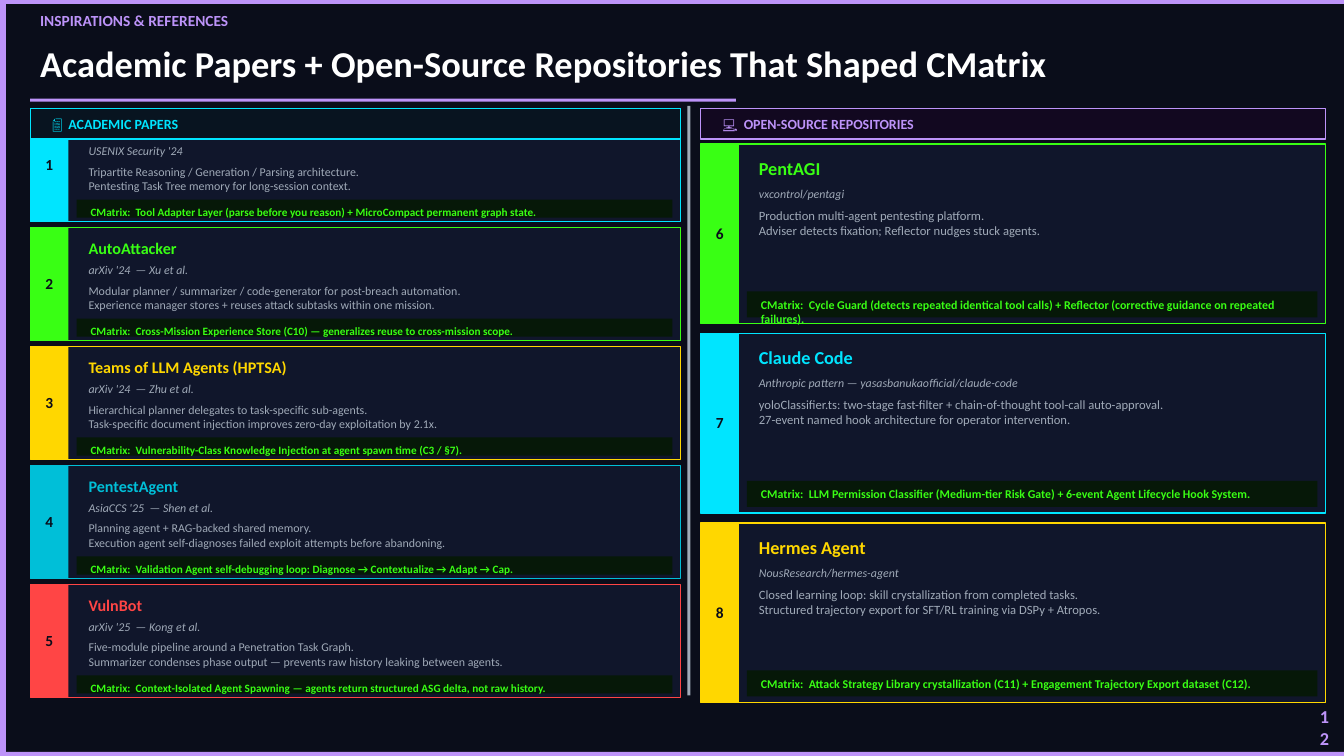
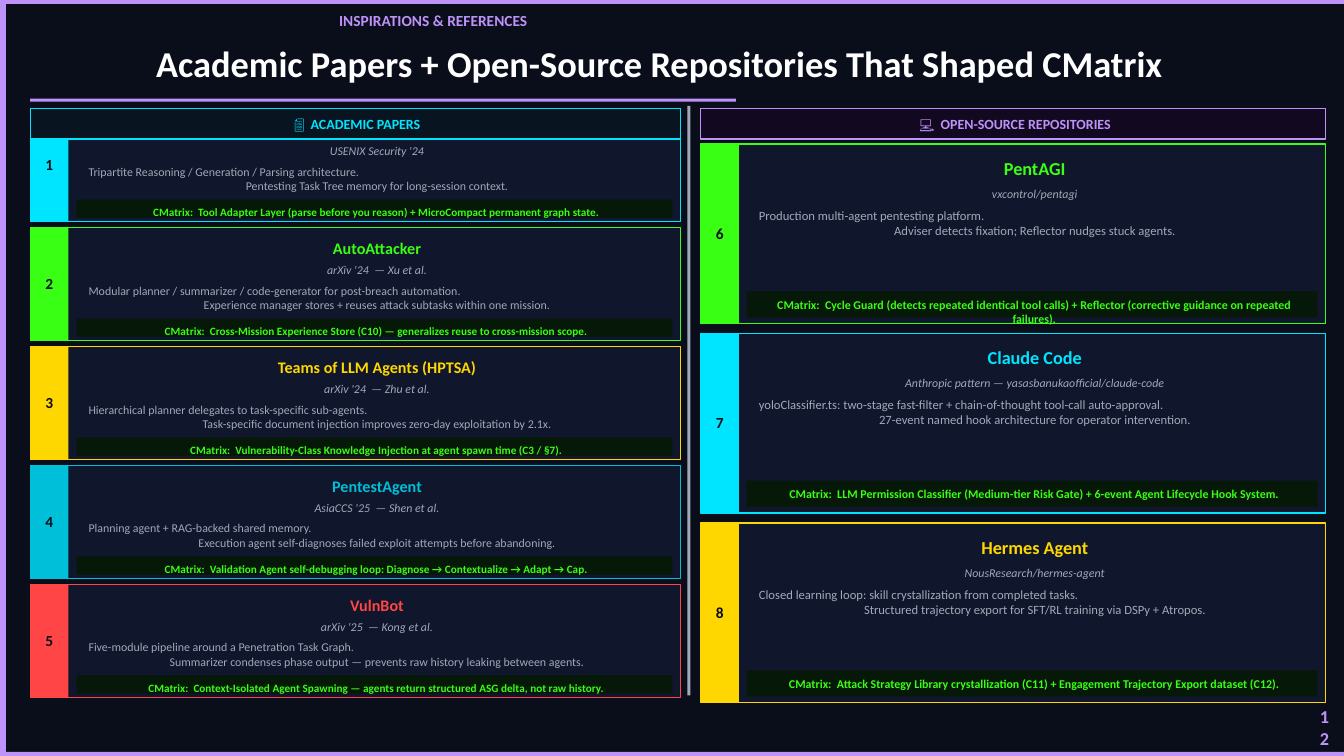
Before and after one commit to nishan-paul-2022/cmatrix-agentic-red-team, a slide deck: slide 12 of paper-research/academic-context/ppt-build/CMatrix_Presentation.pptx. Drawn at 1344x756 pixels with LibreOffice and Linux fonts; fonts in the diff are those of the drawing. Boxes give left, top, right and bottom in pixels: in the first picture for what was removed or moved away, otherwise in the second. Text is boxed around its words. In the diff, an @@ line names an element or a change of style, - is before the commit and + after.

Commit message:
refactor: centralize presentation styling into shared palette and standardize slide generation logic

```diff
--- a/paper-research/academic-context/ppt-build/CMatrix_Presentation.pptx
+++ b/paper-research/academic-context/ppt-build/CMatrix_Presentation.pptx
@@ alignment left to centre in 36 elements at (339,16,527,26), (156,51,1162,83), (338,123,415,140), (330,147,424,157), (89,168,508,192), (153,208,599,218), (333,242,421,254), (327,266,427,274), (89,287,550,311), (165,327,587,337), (278,361,476,376), (324,385,430,393), (89,406,551,430), (190,446,562,456), (332,481,422,495), (315,504,439,512), (89,524,555,549), (165,565,587,575), (350,599,404,611), (321,623,433,633), (89,643,584,668), (148,684,604,694), (941,120,1111,129), (1004,163,1066,175), (992,190,1077,200), (759,211,1175,237), (777,300,1291,325), (988,351,1081,364), (905,379,1164,389), (759,400,1190,426), (789,489,1279,500), (981,542,1088,557), (965,569,1105,579), (759,590,1205,616), (789,679,1279,690), (311,120,421,129) @@
```
Also in this commit, not shown: 9 other slides changed, 16 other files.
